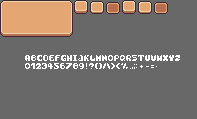
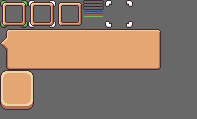
Layered file, before and after one edit (197x119). Changes by layer:
removed layer "Layer 7" over [74, 0, 168, 14]
added layer "Layer 12" above "Layer 11" over [84, 11, 103, 13]
added layer "Layer 11" above "Layer 13" over [84, 13, 103, 15]
added layer "Layer 13" above "Layer 9" over [84, 15, 103, 17]
added layer "Layer 9" above "Layer 15" over [83, 0, 104, 10]
renamed "Layer 5" to "Layer 15", painted on it over [0, 29, 180, 70]
added layer "Layer 16" above "Layer 8" over [0, 70, 34, 110]
added layer "Layer 8" above "Layer 10" over [105, 0, 133, 28]
renamed "Layer 4" to "Layer 10", painted on it over [0, 0, 82, 37]
